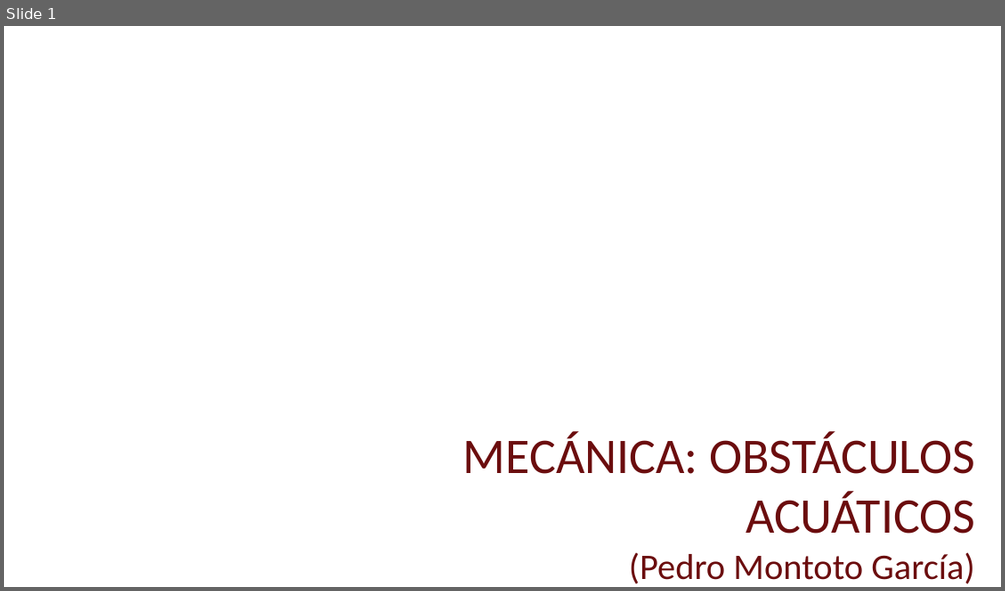
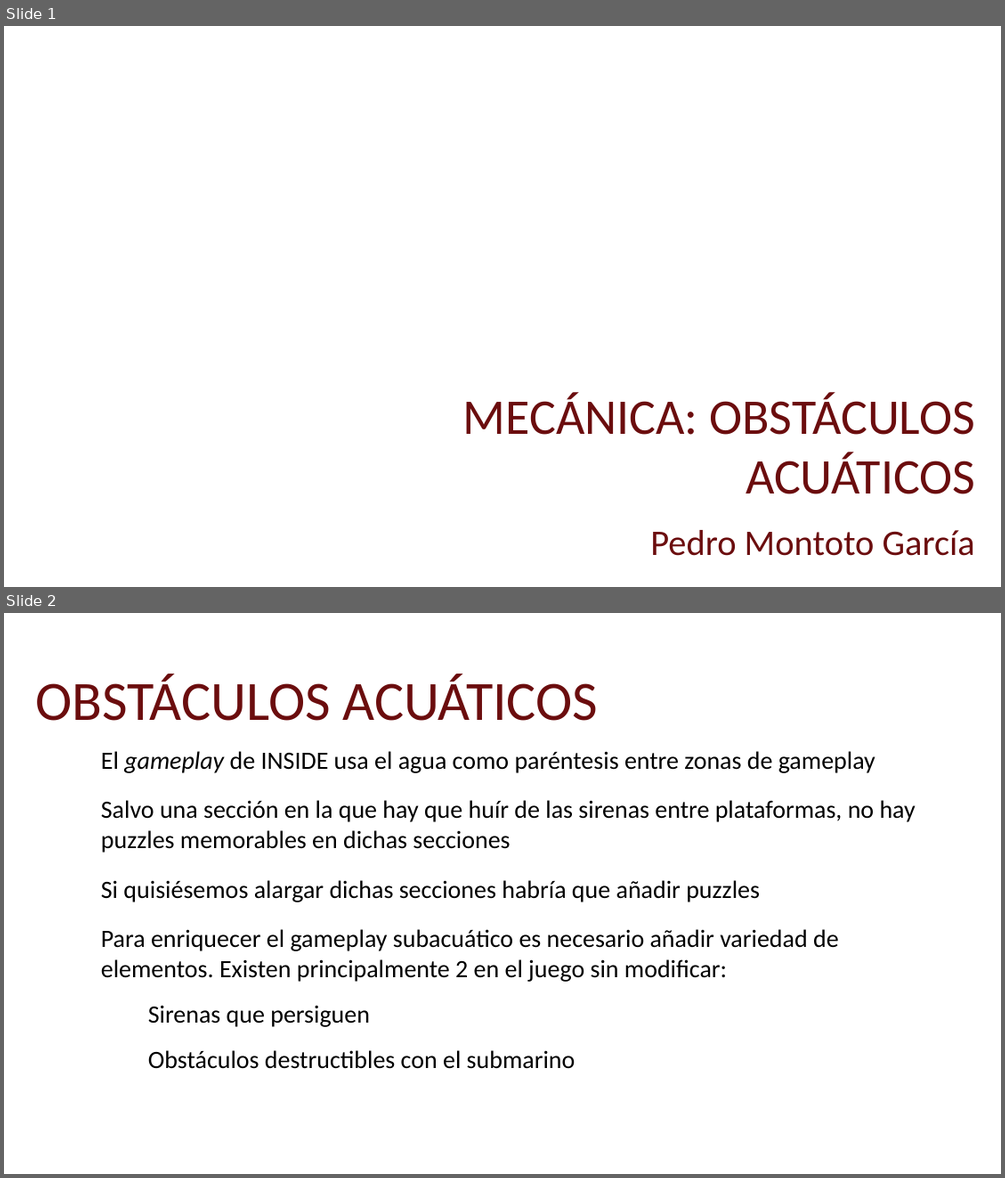
Before and after one commit to McOmghall/game-development-coursera-exercises, a slide deck: Master/Lógica/INSIDE.odp. Shown one above the other, each under a label of ours: slide 1 before the commit, slides 1 and 2 after it. The pictures are 1005x591 and 1005x1178 pixels, drawn with LibreOffice and Linux fonts; fonts in the diff are those of the drawing; background and template pictures are left out. Boxes give left, top, right and bottom in pixels: in the first picture for what was removed or moved away, otherwise in the second. Text is boxed around its words. In the diff, an @@ line names an element or a change of style, - is before the commit and + after.

Commit message:
Inicio mecánica INSIDE

```diff
--- a/Master/Lógica/INSIDE.odp
+++ b/Master/Lógica/INSIDE.odp
@@ slide 2 added at (x1=4, y1=613, x2=1001, y2=1174), background picture (left out) @@
@@ title added at (x1=35, y1=674, x2=598, y2=721), 40 pt, text #6B0D0E @@
+OBSTÁCULOS ACUÁTICOS
@@ text added at (x1=101, y1=751, x2=915, y2=1069), 18 pt, text #000000 @@
+● El gameplay de INSIDE usa el agua como paréntesis entre zonas de gameplay
+● Salvo una sección en la que hay que huír de las sirenas entre plataformas, no hay puzzles memorables en dichas secciones
+● Si quisiésemos alargar dichas secciones habría que añadir puzzles
+● Para enriquecer el gameplay subacuático es necesario añadir variedad de elementos. Existen principalmente 2 en el juego sin modificar:
+  ● Sirenas que persiguen
+  ● Obstáculos destructibles con el submarino
@@ slide 1 changed as well @@
@@ text "MECÁNICA: OBSTÁCULOS ACUÁTICOS" moved from (x1=463, y1=431, x2=975, y2=584) to (x1=463, y1=392, x2=975, y2=556) @@
@@ text at (x1=650, y1=530, x2=975, y2=556): text changed @@
-(Pedro Montoto García)
+Pedro Montoto García
```
Also in this commit, not shown: 1 slide removed, 1 other file.
